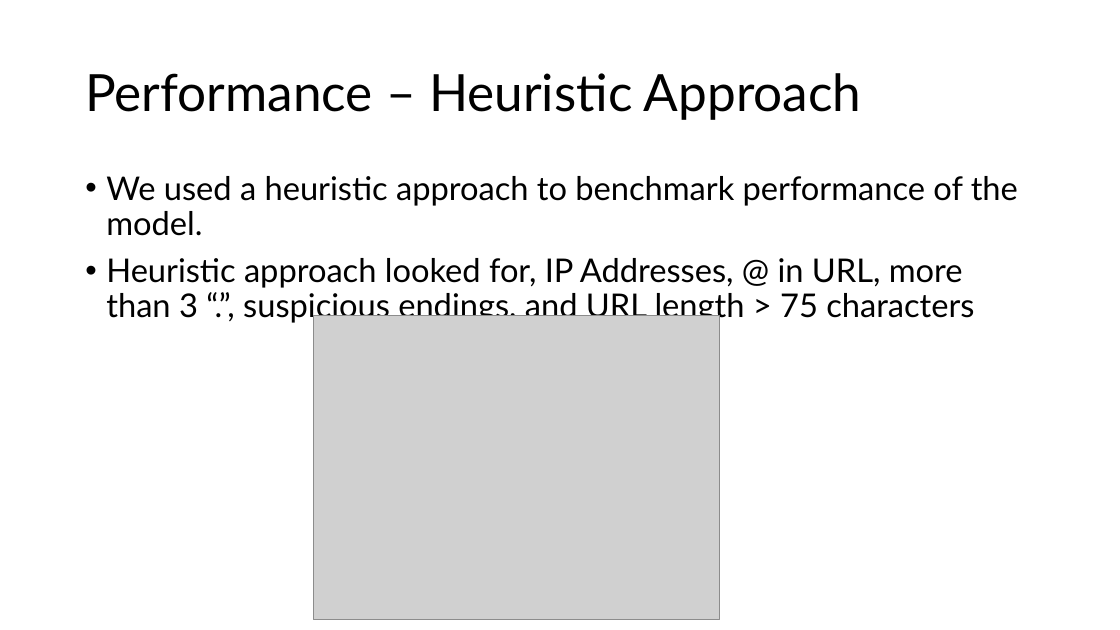
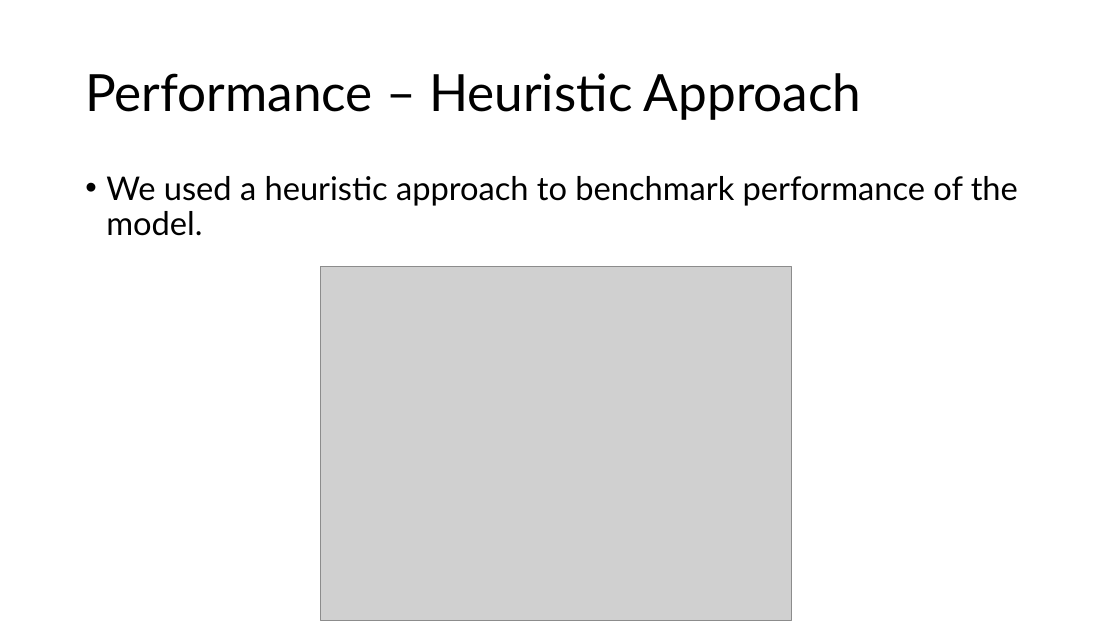
Before and after one commit to bluenets126/DSCapstone_PhishingURL, a slide deck: slide 8 of Docs/Detecting_Phishing_URL’s.pptx (slide 7 before the commit). Drawn at 1120x630 pixels with LibreOffice and Linux fonts; fonts in the diff are those of the drawing; grey boxes stand for pictures. Boxes give left, top, right and bottom in pixels: in the first picture for what was removed or moved away, otherwise in the second. Text is boxed around its words. In the diff, an @@ line names an element or a change of style, - is before the commit and + after.

```diff
--- a/Docs/Detecting_Phishing_URL’s.pptx
+++ b/Docs/Detecting_Phishing_URL’s.pptx
@@ text at [106,258,974,323]: paragraph removed @@
-• Heuristic approach looked for, IP Addresses, @ in URL, more than 3 “.”, suspicious endings, and URL length > 75 characters
@@ picture: place and size @@
-picture at [313,315,719,620]
+picture at [320,266,791,620]
```
Also in this commit, not shown: 6 other slides changed, 2 slides added.
